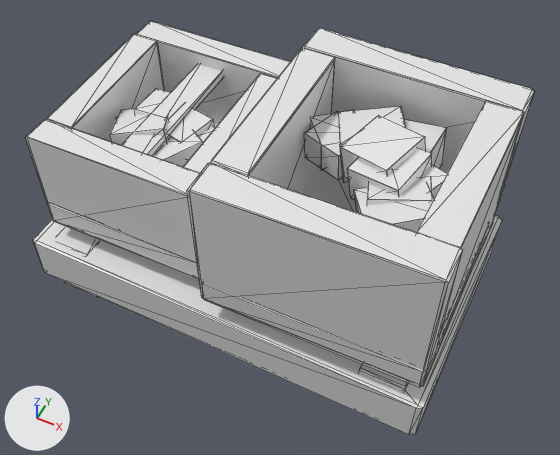
The OBJ model assets/variants/stoker_trough_hod.obj, before and after one commit.
Both versions are drawn from a 50 mm lens placed at (0.792, -1.513, 2.134), pointed at (0.065, -0.06, 0.317). The lights are fixed; the arrows at lower left show +X, +Y and +Z. The older version comes first. Mesh edges are drawn as thin lines. Where no turn or scale is listed for an object, it has been applied to the vertices.

Names of what the first picture shows: 'stoker_trough_hod'.
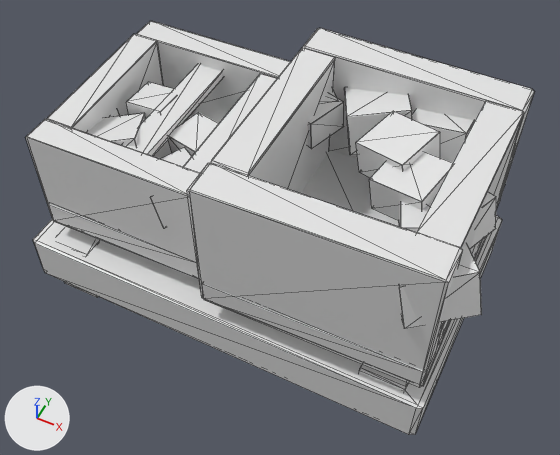
The change, as a list of edits to the scene's bpy script:
```text
Change me_stoker_trough_hod:
    used by ob_stoker_trough_hod; location = (0.0, 0.0, 0.0)
    remove me_stoker_trough_hod.from_pydata(...)  # 768 vertices, 1408 faces; spans x -0.67..0.673, y -0.402..0.401, z -0.003..0.753
    add me_stoker_trough_hod.from_pydata(...)  # 768 vertices, 1408 faces; spans x -0.67..0.737, y -0.406..0.401, z -0.003..0.753
    me_stoker_trough_hod part 1: the loose piece of 24 vertices spanning x 0.146..0.412, y -0.016..0.245, z 0.519..0.706 is moved by (-0.03, 0.116, 0.0)
    me_stoker_trough_hod part 2: the loose piece of 24 vertices spanning x 0.09..0.273, y 0.0..0.181, z 0.535..0.642 is moved by (-0.128, 0.089, 0.0)
    me_stoker_trough_hod part 3: the loose piece of 24 vertices spanning x 0.311..0.536, y -0.167..0.058, z 0.531..0.684 is moved by (0.112, -0.054, 0.0)
    me_stoker_trough_hod part 4: the loose piece of 24 vertices spanning x 0.072..0.268, y 0.018..0.21, z 0.533..0.638 is moved by (-0.142, 0.115, 0.0)
    me_stoker_trough_hod part 5: the loose piece of 24 vertices spanning x 0.308..0.596, y -0.274..0.006, z 0.502..0.705 is moved by (0.141, -0.132, 0.0)
    me_stoker_trough_hod part 6: the loose piece of 24 vertices spanning x 0.23..0.45, y -0.068..0.143, z 0.576..0.725 is moved by (0.03, 0.037, 0.0)
    me_stoker_trough_hod part 7: the loose piece of 24 vertices spanning x 0.282..0.471, y 0.036..0.233, z 0.513..0.683 is moved by (0.065, 0.136, 0.0)
    me_stoker_trough_hod part 8: the loose piece of 24 vertices spanning x 0.316..0.559, y -0.135..0.092, z 0.522..0.682 is moved by (0.129, -0.022, 0.0)
    me_stoker_trough_hod part 9: the loose piece of 24 vertices spanning x 0.276..0.483, y -0.11..0.091, z 0.563..0.708 is moved by (0.068, -0.011, 0.0)
    me_stoker_trough_hod part 10: the loose piece of 24 vertices spanning x -0.4..-0.143, y -0.224..0.012, z 0.424..0.601 is moved by (0.067, -0.107, 0.0)
    me_stoker_trough_hod part 11: the loose piece of 24 vertices spanning x -0.366..-0.194, y -0.1..0.067, z 0.479..0.591 is moved by (0.059, -0.017, 0.0)
    me_stoker_trough_hod part 12: the loose piece of 24 vertices spanning x -0.323..-0.147, y -0.139..0.033, z 0.437..0.581 is moved by (0.105, -0.054, 0.0)
    me_stoker_trough_hod part 13: the loose piece of 24 vertices spanning x -0.449..-0.316, y -0.048..0.086, z 0.493..0.597 is moved by (-0.041, 0.018, 0.0)
    me_stoker_trough_hod part 14: the loose piece of 24 vertices spanning x -0.51..-0.271, y -0.192..0.043, z 0.443..0.617 is moved by (-0.052, -0.075, 0.0)
    other edits to the shape of me_stoker_trough_hod do not show in these pictures
```

Boxes (x1, y1, x2, y2) around the edits, measured in the pictures (560 x 455 px; the box of a moved part takes in the faces that stretch with it):
part 1 of me_stoker_trough_hod, moved or reshaped: before (338, 106, 405, 183); after (345, 88, 412, 155)
part 2 of me_stoker_trough_hod, moved or reshaped: before (304, 111, 343, 180); after (308, 93, 344, 149)
part 3 of me_stoker_trough_hod, moved or reshaped: before (367, 179, 432, 205); after (399, 201, 433, 232)
part 4 of me_stoker_trough_hod, moved or reshaped (mostly hidden afterwards): before (311, 110, 354, 171); after (330, 89, 336, 97)
part 5 of me_stoker_trough_hod, moved or reshaped: before (354, 188, 434, 232); after (399, 244, 482, 329)
part 6 of me_stoker_trough_hod, moved or reshaped: before (341, 116, 426, 179); after (356, 111, 440, 178)
part 7 of me_stoker_trough_hod, moved or reshaped: before (404, 119, 446, 169); after (412, 109, 474, 163)
part 8 of me_stoker_trough_hod, moved or reshaped: before (419, 164, 447, 198); after (471, 193, 496, 248)
part 9 of me_stoker_trough_hod, moved or reshaped: before (347, 148, 432, 200); after (369, 152, 453, 221)
part 10 of me_stoker_trough_hod, moved or reshaped: before (153, 133, 203, 167); after (156, 148, 192, 229)
part 11 of me_stoker_trough_hod, moved or reshaped: before (169, 108, 215, 142); after (168, 112, 219, 156)
part 12 of me_stoker_trough_hod, moved or reshaped (not visible afterwards): before (188, 126, 216, 161)
part 13 of me_stoker_trough_hod, moved or reshaped: before (134, 89, 172, 120); after (126, 82, 174, 118)
part 14 of me_stoker_trough_hod, moved or reshaped: before (110, 109, 168, 145); after (87, 113, 146, 146)
